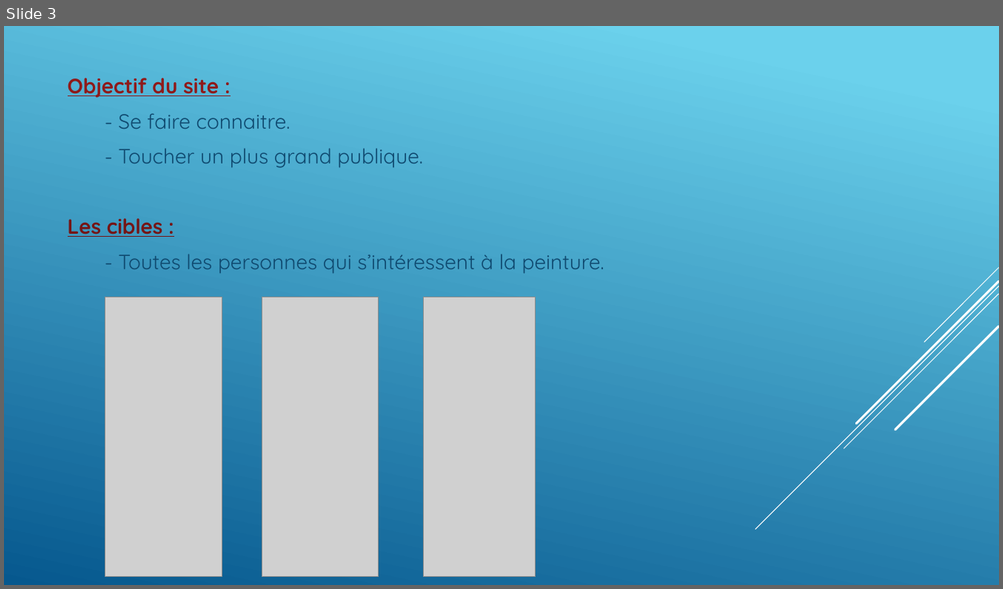
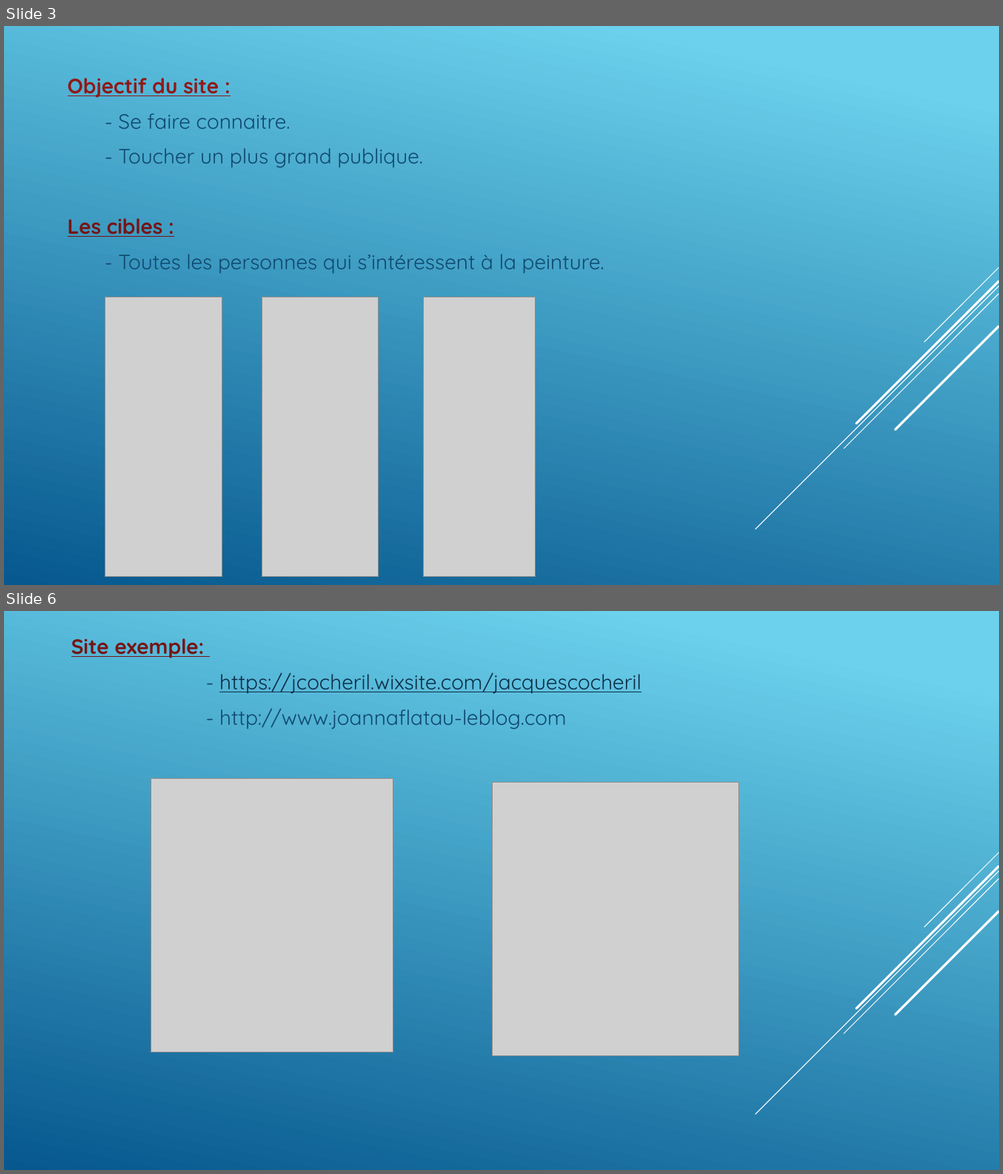
Before and after one commit to GillesP-dev/FilRouge, a slide deck: CDC/L_artiste.pptx. Shown one above the other, each under a label of ours: slide 3 before the commit, slides 3 and 6 after it; the slides between them are not shown. The pictures are 1003x589 and 1003x1174 pixels, drawn with LibreOffice and Linux fonts; fonts in the diff are those of the drawing; grey boxes stand for pictures. Boxes give left, top, right and bottom in pixels: in the first picture for what was removed or moved away, otherwise in the second. Text is boxed around its words. In the diff, an @@ line names an element or a change of style, - is before the commit and + after.

```diff
--- a/CDC/L_artiste.pptx
+++ b/CDC/L_artiste.pptx
@@ slide 6 added at bbox=[4, 611, 999, 1170], background gradient #6ED2EB to #06588E; not listed: 5 template elements that a slide beside it also shows @@
@@ text added at bbox=[71, 638, 641, 729], 20 pt, text #0D2E46, underline @@
+Site exemple:
+- https://jcocheril.wixsite.com/jacquescocheril
+- http://www.joannaflatau-leblog.com
@@ picture added at bbox=[151, 779, 393, 1054] @@
@@ picture added at bbox=[492, 782, 739, 1056] @@
```
Also in this commit, not shown: 3 slides changed, 4 other slides added.
